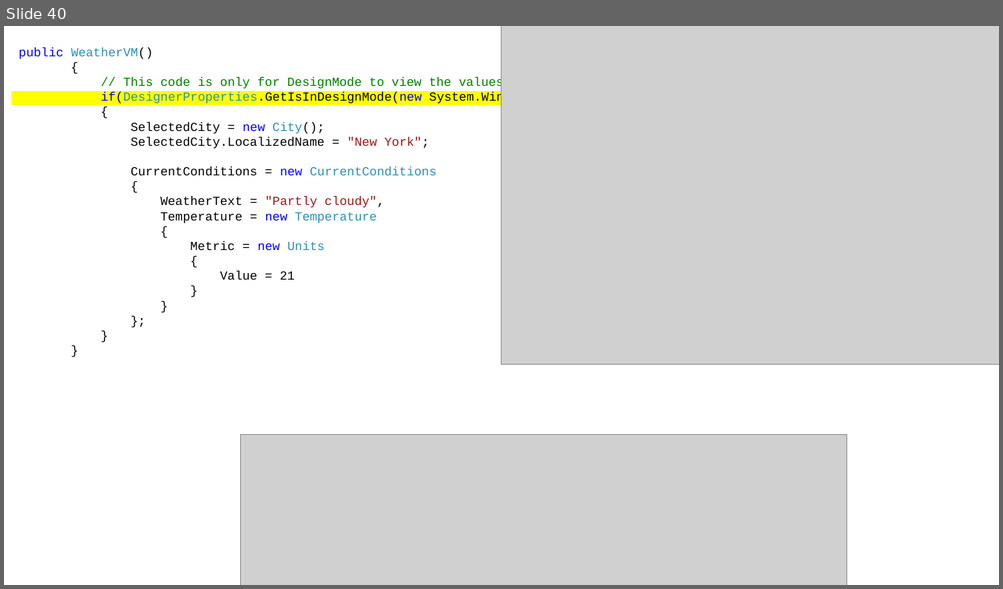
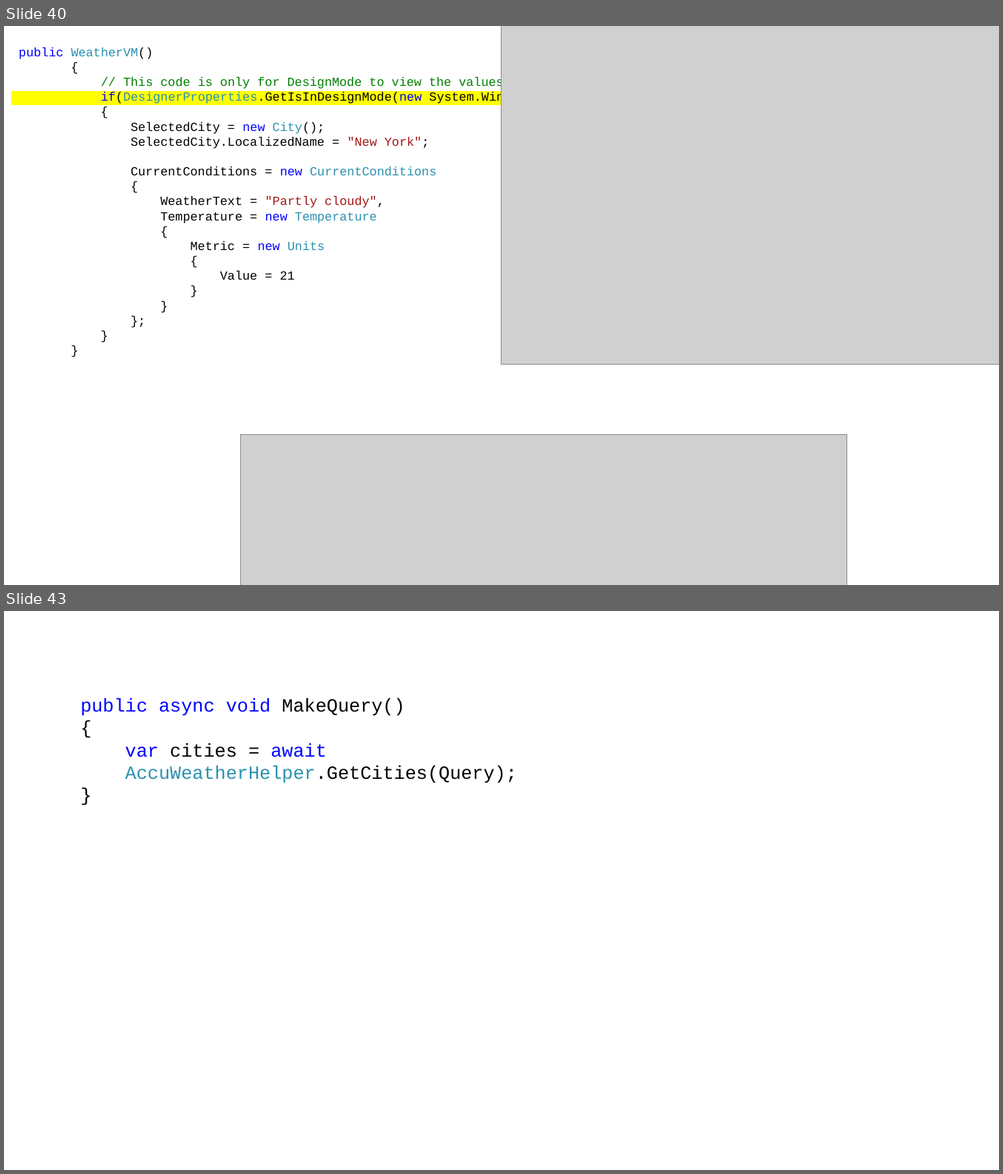
Before and after one commit to DanielZdebski/Simple-Calculator, a slide deck: WeatherApp/Presentation/MVVM.pptx. Shown one above the other, each under a label of ours: slide 40 before the commit, slides 40 and 43 after it; the slides between them are not shown. The pictures are 1003x589 and 1003x1174 pixels, drawn with LibreOffice and Linux fonts; fonts in the diff are those of the drawing; grey boxes stand for pictures. Boxes give left, top, right and bottom in pixels: in the first picture for what was removed or moved away, otherwise in the second. Text is boxed around its words. In the diff, an @@ line names an element or a change of style, - is before the commit and + after.

```diff
--- a/WeatherApp/Presentation/MVVM.pptx
+++ b/WeatherApp/Presentation/MVVM.pptx
@@ slide 43 added at [4,611,999,1170], background #FFFFFF @@
@@ text added at [80,698,517,783], 18 pt, text #000000 @@
+public async void MakeQuery()
+{
+var cities = await
+AccuWeatherHelper.GetCities(Query);
+}
```
Also in this commit, not shown: 2 other slides added, 3 slides removed, 2 other files.
